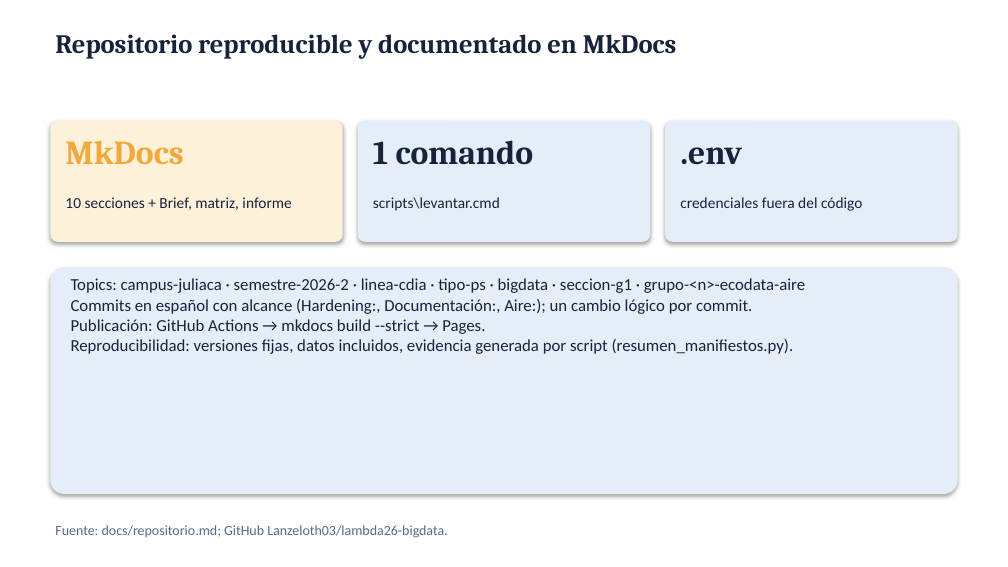
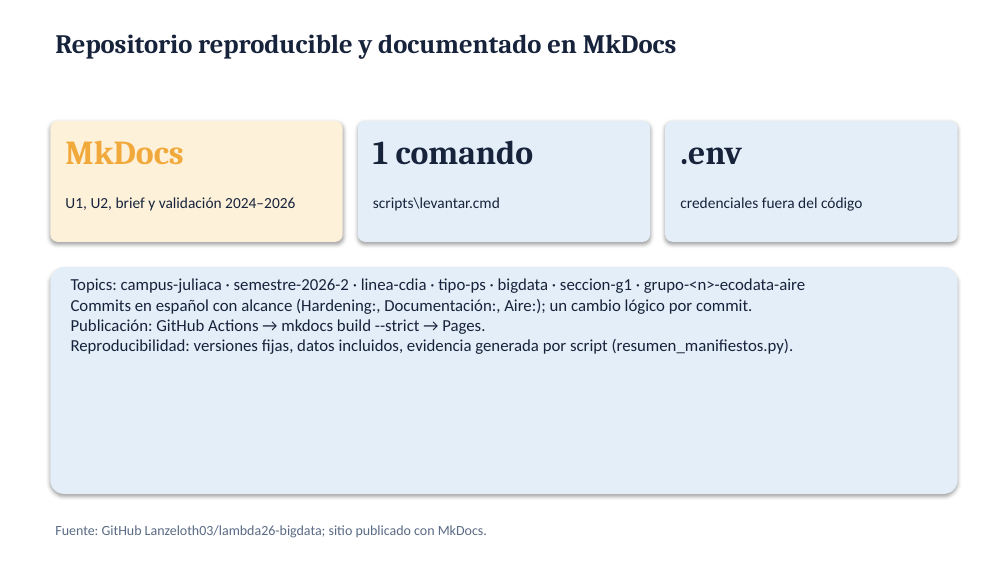
Before and after one commit to Lanzeloth03/lambda26-bigdata, a slide deck: slide 16 of presentacion/EcoData_U1_U2_Aire_Lanzeloth.pptx (slide 15 before the commit). Drawn at 1008x567 pixels with LibreOffice and Linux fonts; fonts in the diff are those of the drawing. Boxes give left, top, right and bottom in pixels: in the first picture for what was removed or moved away, otherwise in the second. Text is boxed around its words. In the diff, an @@ line names an element or a change of style, - is before the commit and + after.

```diff
--- a/presentacion/EcoData_U1_U2_Aire_Lanzeloth.pptx
+++ b/presentacion/EcoData_U1_U2_Aire_Lanzeloth.pptx
@@ text at (65, 197, 295, 211): text changed @@
-10 secciones + Brief, matriz, informe
+U1, U2, brief y validación 2024–2026
@@ text at (55, 525, 487, 538): text changed @@
-Fuente: docs/repositorio.md; GitHub Lanzeloth03/lambda26-bigdata.
+Fuente: GitHub Lanzeloth03/lambda26-bigdata; sitio publicado con MkDocs.
```
Also in this commit, not shown: 7 other slides changed, 1 slide added, 16 other files.
